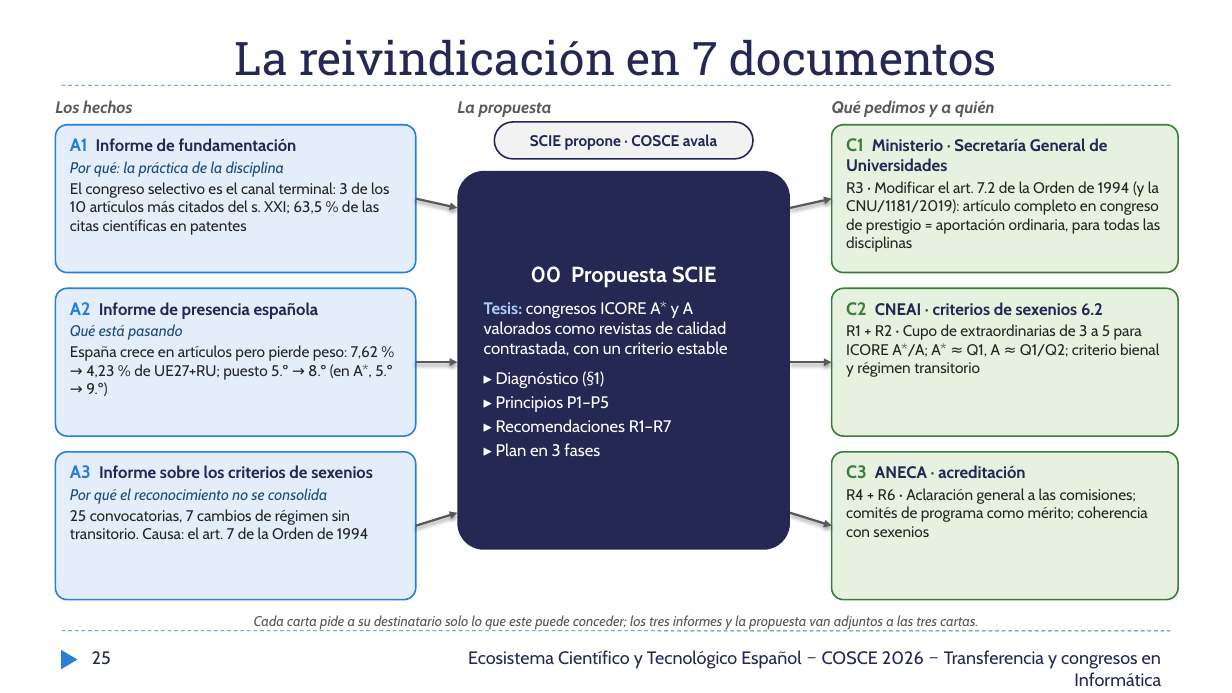
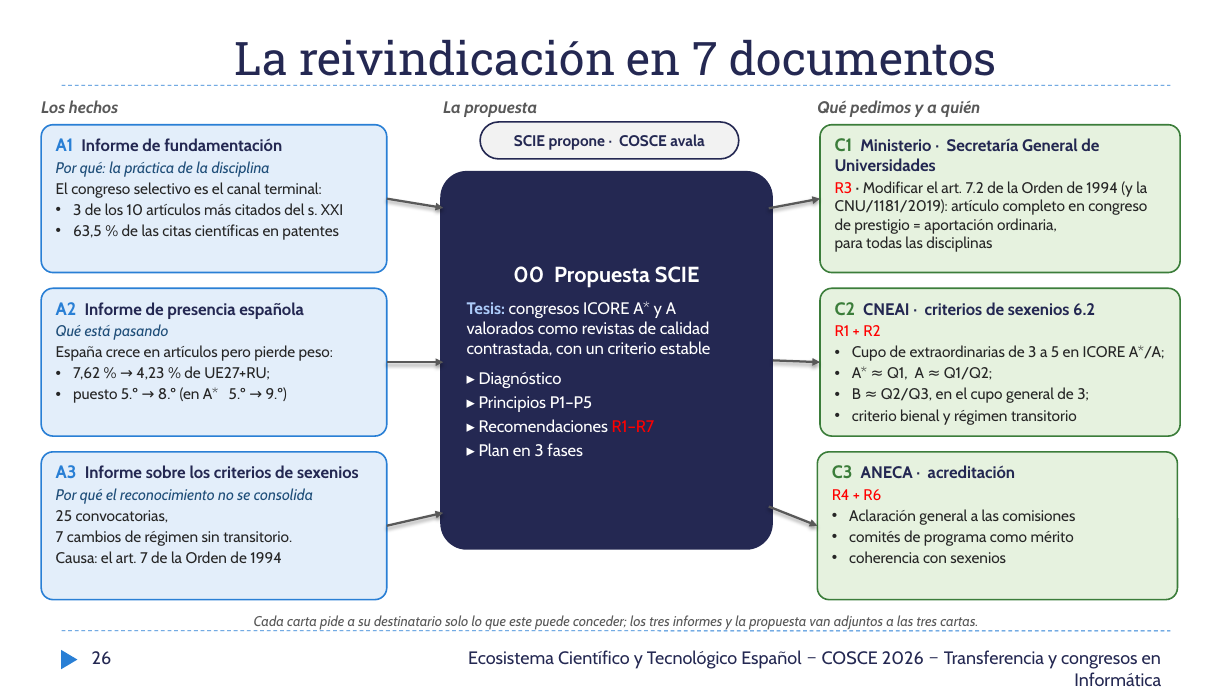
Before and after one commit to AVallecillo/InformeBibliometrico2026, a slide deck: slide 26 of docs/SCIE_JornadaSociedadesCOSCE_24-sept-2026_v05.pptx (slide 25 before the commit). Drawn at 1232x693 pixels with LibreOffice and Linux fonts; fonts in the diff are those of the drawing. Boxes give left, top, right and bottom in pixels: in the first picture for what was removed or moved away, otherwise in the second. Text is boxed around its words. In the diff, an @@ line names an element or a change of style, - is before the commit and + after.

```diff
--- a/docs/SCIE_JornadaSociedadesCOSCE_24-sept-2026_v05.pptx
+++ b/docs/SCIE_JornadaSociedadesCOSCE_24-sept-2026_v05.pptx
@@ rounded rectangle "A1 Informe de fundamentación": place and size @@
-rounded rectangle "A1 Informe de fundamentación" at (55, 125, 416, 273)
+rounded rectangle "A1 Informe de fundamentación" at (42, 125, 387, 273)
@@ rounded rectangle "C1 Ministerio · Secretaría General ...": place and size @@
-rounded rectangle "C1 Ministerio · Secretaría General ..." at (832, 125, 1178, 273)
+rounded rectangle "C1 Ministerio · Secretaría General ..." at (821, 125, 1181, 273)
@@ 3 texts, 2 rounded rectangles: place and size @@
-3 texts, 2 rounded rectangles at (55, 100, 994, 550)
+3 texts, 2 rounded rectangles at (41, 100, 980, 550)
@@ text in rounded rectangle at (56, 182, 343, 240): text changed @@
-El congreso selectivo es el canal terminal: 3 de los 10 artículos más citados del s. XXI; 63,5 % de las citas científicas en patentes
+El congreso selectivo es el canal terminal:
+• 3 de los 10 artículos más citados del s. XXI
+• 63,5 % de las citas científicas en patentes
@@ arrow moved from (416, 199) - (457, 208) to (387, 199) - (444, 208) @@
@@ arrow moved from (790, 208) - (832, 199) to (769, 208) - (821, 199) @@
@@ text in rounded rectangle at (835, 181, 1147, 252): text colour #262626 to #FF0000 in "R3" @@
@@ rounded rectangle "A2 Informe de presencia española": place and size @@
-rounded rectangle "A2 Informe de presencia española" at (55, 288, 416, 436)
+rounded rectangle "A2 Informe de presencia española" at (42, 288, 387, 436)
@@ rounded rectangle "C2 CNEAI · criterios de ...": place and size @@
-rounded rectangle "C2 CNEAI · criterios de ..." at (832, 288, 1178, 436)
+rounded rectangle "C2 CNEAI · criterios de ..." at (821, 288, 1181, 436)
@@ text in rounded rectangle at (835, 325, 1165, 425): text changed @@
-R1 + R2 · Cupo de extraordinarias de 3 a 5 para ICORE A*/A; A* ≈ Q1, A ≈ Q1/Q2; criterio bienal y régimen transitorio
+R1 + R2
+• Cupo de extraordinarias de 3 a 5 en ICORE A*/A;
+• A* ≈ Q1, A ≈ Q1/Q2;
+• B ≈ Q2/Q3, en el cupo general de 3;
+• criterio bienal y régimen transitorio
@@ text in rounded rectangle at (56, 345, 333, 403): text changed @@
-España crece en artículos pero pierde peso: 7,62 % → 4,23 % de UE27+RU; puesto 5.º → 8.º (en A*, 5.º → 9.º)
+España crece en artículos pero pierde peso:
+• 7,62 % → 4,23 % de UE27+RU;
+• puesto 5.º → 8.º (en A* 5.º → 9.º)
@@ arrow moved from (416, 362) - (457, 362) to (387, 362) - (444, 362) @@
@@ text in rounded rectangle at (479, 372, 562, 388): text changed @@
-▸ Diagnóstico (§1)
+▸ Diagnóstico
@@ arrow moved from (790, 362) - (832, 362) to (773, 360) - (821, 362) @@
@@ text in rounded rectangle at (479, 419, 655, 432): text colour #FFFFFF to #FF0000 in "R1–R7" @@
@@ rounded rectangle "A3 Informe sobre los criterios ...": place and size @@
-rounded rectangle "A3 Informe sobre los criterios ..." at (55, 452, 416, 600)
+rounded rectangle "A3 Informe sobre los criterios ..." at (42, 452, 387, 600)
@@ rounded rectangle "C3 ANECA · acreditación": place and size @@
-rounded rectangle "C3 ANECA · acreditación" at (832, 452, 1178, 600)
+rounded rectangle "C3 ANECA · acreditación" at (818, 452, 1178, 600)
@@ arrow moved from (790, 513) - (832, 526) to (769, 506) - (818, 526) @@
@@ text in rounded rectangle at (832, 489, 1075, 563): text changed @@
-R4 + R6 · Aclaración general a las comisiones; comités de programa como mérito; coherencia con sexenios
+R4 + R6
+• Aclaración general a las comisiones
+• comités de programa como mérito
+• coherencia con sexenios
@@ text in rounded rectangle at (56, 510, 292, 563): text changed @@
-25 convocatorias, 7 cambios de régimen sin transitorio. Causa: el art. 7 de la Orden de 1994
+25 convocatorias,
+7 cambios de régimen sin transitorio.
+Causa: el art. 7 de la Orden de 1994
@@ arrow moved from (416, 526) - (457, 513) to (387, 526) - (444, 513) @@
@@ page number at (92, 651, 112, 664): text changed @@
-25
+26
```
Also in this commit, not shown: 16 other slides changed, 2 slides added, 1 slide removed, 3 other files.
